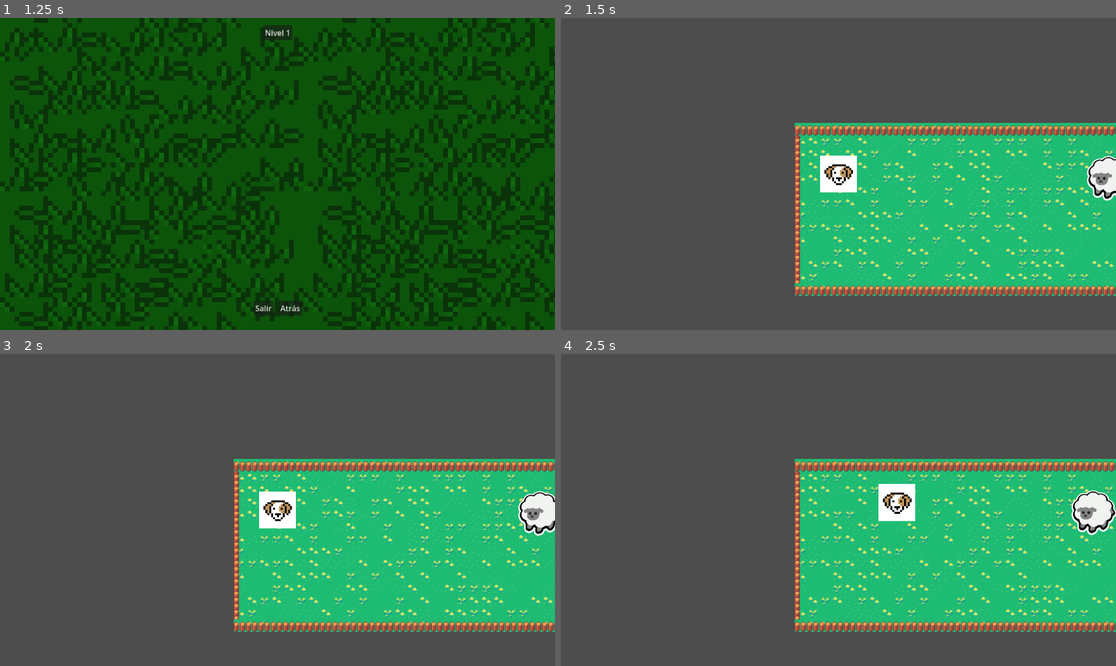
Above: before the commit, frames 1-4 (two rows, left to right).
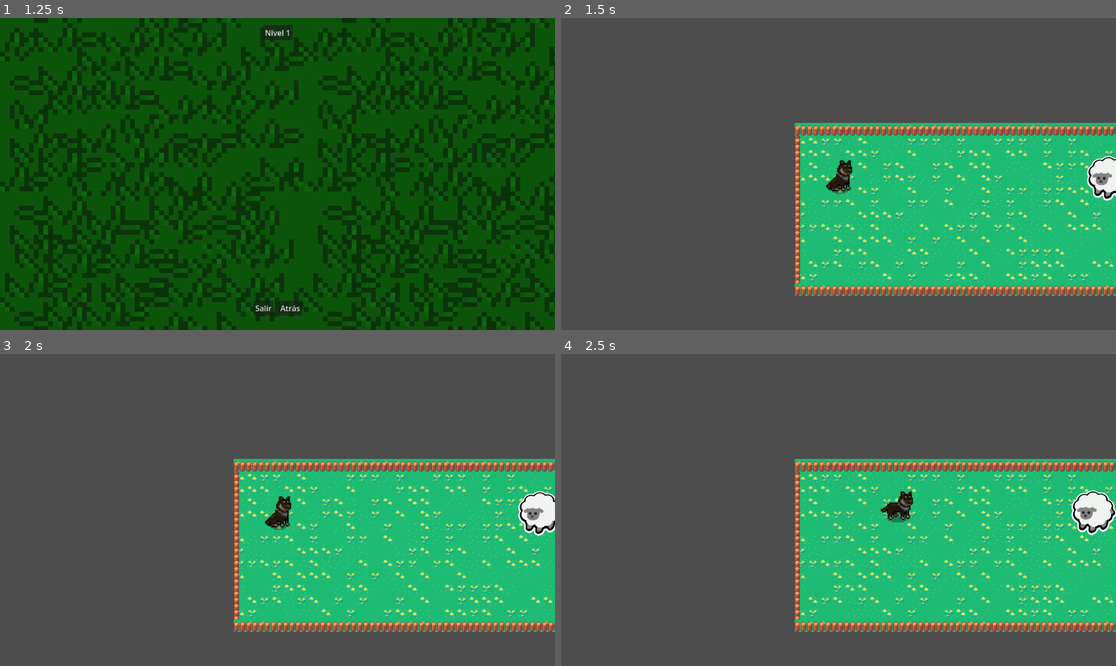
Above: after the commit, the same moments.

Repository: DiegoRutolo/PastorInu
Game: Godot game, scene res://escenas/ui/main_menu.tscn
Two runs of this game, one before a commit and one after it. Both use one fixed random seed, a clock stepped at 60 frames per second and the inputs below.
Inputs (mouse positions are in pixels of both pictures, inside the frame that each line leads up to):
- Up to frame 1 (1.25 s): click "Niveles" at 0.5 s
- Up to frame 2 (1.5 s): click "Nivel 1" at 1.25 s
- Up to frame 3 (2 s): no input
- Up to frame 4 (2.5 s): move the mouse to (960, 494) at 2.02 s; hold Right mouse button (right_click) from 2.03 s (still down)

Frame 1 is identical in both runs. In frame 2, 0.8% of the frame differs, in the area x 46-54%, y 44-57%; in frame 3, 0.8%; in frame 4, 0.8%, in the area x 57-64%, y 41-54%.

Commit message:
Añadir animaciones al perro

Diff:
--- a/escenas/actores/player/player.gd
+++ b/escenas/actores/player/player.gd
@@ -13,6 +13,13 @@
 const VEL_CORRER = 170
 # Velocidad al esprintar
 const VEL_SPRINT = 320
+
+# Definicion de los ángulos para las animaciones.
+const CORTE_VERTICAL: float = 0.4
+var ARRIBA_DERECHA: float = Vector2.UP.angle() + CORTE_VERTICAL
+var ARRIBA_IZQUIERDA: float = Vector2.UP.angle() - CORTE_VERTICAL
+var ABAJO_DERECHA: float = Vector2.DOWN.angle() - CORTE_VERTICAL
+var ABAJO_IZQUIERDA: float = Vector2.DOWN.angle() + CORTE_VERTICAL
 
 enum Movimiento {QUIETO, ANDAR, CORRER, SPRINT}
 var movimineto: Movimiento = Movimiento.QUIETO:
@@ -61,4 +68,18 @@
 		velocity = position.direction_to(target_pos) * VEL_CORRER
 	elif movimineto == Movimiento.SPRINT:
 		velocity = position.direction_to(target_pos) * VEL_SPRINT
+
+	# Animación
+	#$AnimatedSprite2D.stop()
+	if velocity == Vector2.ZERO:
+		pass
+	elif velocity.angle() < ARRIBA_DERECHA and velocity.angle() > ARRIBA_IZQUIERDA:
+		$AnimatedSprite2D.play("walk_up")
+	elif velocity.angle() > ABAJO_DERECHA and velocity.angle() < ABAJO_IZQUIERDA:
+		$AnimatedSprite2D.play("walk_down")
+	elif velocity.angle() >= ARRIBA_DERECHA and velocity.angle() <= ABAJO_DERECHA:
+		$AnimatedSprite2D.play("walk_right")
+	elif velocity.angle() >= ABAJO_IZQUIERDA or velocity.angle() <= ARRIBA_IZQUIERDA:
+		$AnimatedSprite2D.play("walk_left")
+
 	move_and_slide()
--- a/escenas/actores/player/player.tscn
+++ b/escenas/actores/player/player.tscn
@@ -1,9 +1,157 @@
-[gd_scene load_steps=4 format=3 uid="uid://q3b60mdcw7au"]
+[gd_scene load_steps=23 format=3 uid="uid://q3b60mdcw7au"]
 
-[ext_resource type="Texture2D" uid="uid://5sfk18wskcws" path="res://assets/sprites/dogHead_1.jpg" id="1_4k28g"]
+[ext_resource type="Texture2D" uid="uid://5sfk18wskcws" path="res://assets/sprites/dogs/dogHead_1.jpg" id="1_4k28g"]
 [ext_resource type="Script" path="res://escenas/actores/player/player.gd" id="1_8a0am"]
+[ext_resource type="Texture2D" uid="uid://cxxs0c0ycam5q" path="res://assets/sprites/dogs/spritesheet_perros_2.png" id="2_y5wut"]
 
 [sub_resource type="CircleShape2D" id="CircleShape2D_bt775"]
+
+[sub_resource type="AtlasTexture" id="AtlasTexture_1fsq0"]
+atlas = ExtResource("2_y5wut")
+region = Rect2(344, 516, 86, 86)
+
+[sub_resource type="AtlasTexture" id="AtlasTexture_bt5mn"]
+atlas = ExtResource("2_y5wut")
+region = Rect2(344, 0, 86, 86)
+
+[sub_resource type="AtlasTexture" id="AtlasTexture_vt1f8"]
+atlas = ExtResource("2_y5wut")
+region = Rect2(430, 0, 86, 86)
+
+[sub_resource type="AtlasTexture" id="AtlasTexture_44p2o"]
+atlas = ExtResource("2_y5wut")
+region = Rect2(516, 0, 86, 86)
+
+[sub_resource type="AtlasTexture" id="AtlasTexture_xmm1d"]
+atlas = ExtResource("2_y5wut")
+region = Rect2(602, 0, 86, 86)
+
+[sub_resource type="AtlasTexture" id="AtlasTexture_my8ss"]
+atlas = ExtResource("2_y5wut")
+region = Rect2(344, 258, 86, 86)
+
+[sub_resource type="AtlasTexture" id="AtlasTexture_0mdsa"]
+atlas = ExtResource("2_y5wut")
+region = Rect2(430, 258, 86, 86)
+
+[sub_resource type="AtlasTexture" id="AtlasTexture_jyvar"]
+atlas = ExtResource("2_y5wut")
+region = Rect2(516, 258, 86, 86)
+
+[sub_resource type="AtlasTexture" id="AtlasTexture_ireno"]
+atlas = ExtResource("2_y5wut")
+region = Rect2(602, 258, 86, 86)
+
+[sub_resource type="AtlasTexture" id="AtlasTexture_k4hih"]
+atlas = ExtResource("2_y5wut")
+region = Rect2(344, 86, 86, 86)
+
+[sub_resource type="AtlasTexture" id="AtlasTexture_fue4o"]
+atlas = ExtResource("2_y5wut")
+region = Rect2(430, 86, 86, 86)
+
+[sub_resource type="AtlasTexture" id="AtlasTexture_r8tdk"]
+atlas = ExtResource("2_y5wut")
+region = Rect2(516, 86, 86, 86)
+
+[sub_resource type="AtlasTexture" id="AtlasTexture_wlj2v"]
+atlas = ExtResource("2_y5wut")
+region = Rect2(602, 86, 86, 86)
+
+[sub_resource type="AtlasTexture" id="AtlasTexture_a84eo"]
+atlas = ExtResource("2_y5wut")
+region = Rect2(344, 172, 86, 86)
+
+[sub_resource type="AtlasTexture" id="AtlasTexture_dhymh"]
+atlas = ExtResource("2_y5wut")
+region = Rect2(430, 172, 86, 86)
+
+[sub_resource type="AtlasTexture" id="AtlasTexture_ia1rd"]
+atlas = ExtResource("2_y5wut")
+region = Rect2(516, 172, 86, 86)
+
+[sub_resource type="AtlasTexture" id="AtlasTexture_ps4qw"]
+atlas = ExtResource("2_y5wut")
+region = Rect2(602, 172, 86, 86)
+
+[sub_resource type="SpriteFrames" id="SpriteFrames_7nfeu"]
+animations = [{
+"frames": [{
+"duration": 1.0,
+"texture": SubResource("AtlasTexture_1fsq0")
+}],
+"loop": true,
+"name": &"sit",
+"speed": 5.0
+}, {
+"frames": [{
+"duration": 1.0,
+"texture": SubResource("AtlasTexture_bt5mn")
+}, {
+"duration": 1.0,
+"texture": SubResource("AtlasTexture_vt1f8")
+}, {
+"duration": 1.0,
+"texture": SubResource("AtlasTexture_44p2o")
+}, {
+"duration": 1.0,
+"texture": SubResource("AtlasTexture_xmm1d")
+}],
+"loop": true,
+"name": &"walk_down",
+"speed": 5.0
+}, {
+"frames": [{
+"duration": 1.0,
+"texture": SubResource("AtlasTexture_my8ss")
+}, {
+"duration": 1.0,
+"texture": SubResource("AtlasTexture_0mdsa")
+}, {
+"duration": 1.0,
+"texture": SubResource("AtlasTexture_jyvar")
+}, {
+"duration": 1.0,
+"texture": SubResource("AtlasTexture_ireno")
+}],
+"loop": true,
+"name": &"walk_left",
+"speed": 5.0
+}, {
+"frames": [{
+"duration": 1.0,
+"texture": SubResource("AtlasTexture_k4hih")
+}, {
+"duration": 1.0,
+"texture": SubResource("AtlasTexture_fue4o")
+}, {
+"duration": 1.0,
+"texture": SubResource("AtlasTexture_r8tdk")
+}, {
+"duration": 1.0,
+"texture": SubResource("AtlasTexture_wlj2v")
+}],
+"loop": true,
+"name": &"walk_right",
+"speed": 5.0
+}, {
+"frames": [{
+"duration": 1.0,
+"texture": SubResource("AtlasTexture_a84eo")
+}, {
+"duration": 1.0,
+"texture": SubResource("AtlasTexture_dhymh")
+}, {
+"duration": 1.0,
+"texture": SubResource("AtlasTexture_ia1rd")
+}, {
+"duration": 1.0,
+"texture": SubResource("AtlasTexture_ps4qw")
+}],
+"loop": true,
+"name": &"walk_up",
+"speed": 5.0
+}]
 
 [node name="Player" type="CharacterBody2D"]
 scale = Vector2(0.594793, 0.594793)
@@ -12,6 +160,7 @@
 script = ExtResource("1_8a0am")
 
 [node name="Sprite2D" type="Sprite2D" parent="."]
+visible = false
 scale = Vector2(0.133857, 0.133857)
 texture = ExtResource("1_4k28g")
 
@@ -25,3 +174,10 @@
 position_smoothing_speed = 2.0
 drag_horizontal_enabled = true
 drag_vertical_enabled = true
+
+[node name="AnimatedSprite2D" type="AnimatedSprite2D" parent="."]
+scale = Vector2(1, 1)
+sprite_frames = SubResource("SpriteFrames_7nfeu")
+animation = &"sit"
+autoplay = "sit"
+frame_progress = 0.844522
Renamed: assets/sprites/dogHead_1.jpg -> assets/sprites/dogs/dogHead_1.jpg
Not shown, changed: assets/sprites/dogs/dogHead_1.jpg.import
Binary file added: assets/sprites/dogs/spritesheet_perros_2.png
Not shown, added: assets/sprites/dogs/spritesheet_perros_2.png.import
